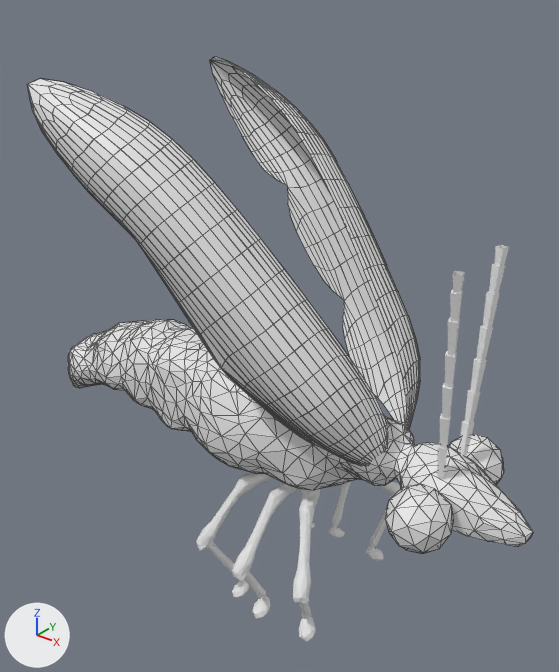
The FBX model GJUnityProject/Assets/Art/Models/Enemies/Firefly_Poly.Medium.fbx as it was, and as the next commit left it.
One viewpoint serves both versions: a 50 mm lens placed at (16.6, -24.2, 18.8), pointed at (-3.5, 0.9, 3.2). Every picture has the same lights, and +X, +Y and +Z are marked at lower left. Mesh edges are drawn as thin lines on the coarser meshes. Where no turn or scale is listed for an object, it has been applied to the vertices.

The first picture shows 'Antenna', 'Body', 'Carapace', 'Leg_Back', 'Leg_Front', 'Leg_Mid'.
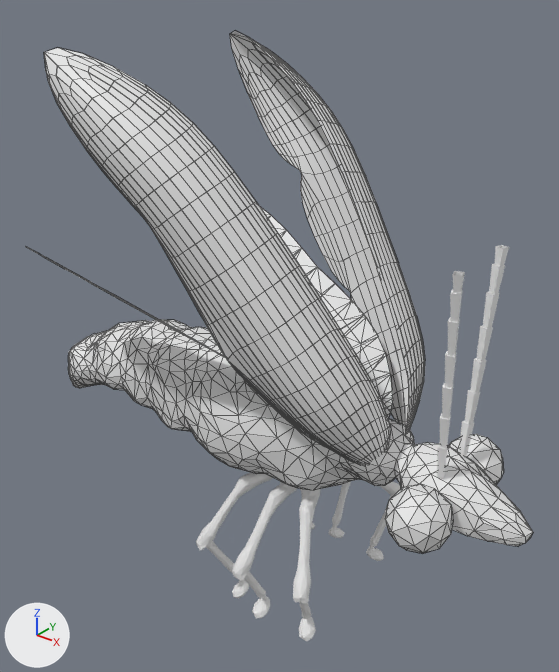
Commit message: Update Firefly model with wings

The change, as a list of edits to the scene's bpy script:
```text
Add me_plane_001:
    me_plane_001.from_pydata(...)  # 316 vertices, 624 faces; spans x -13.5..2.6, y -6.2..6.2, z -2.0..4.7
Change ob_carapace:
    ob_carapace.rotation_euler: (1.571, 0.457, 0.0) -> (1.571, 0.551, 0.0)  # degrees (90, 26, 0) -> degrees (90, 32, 0)
Add ob_wings:
    ob_wings = bpy.data.objects.new('Wings', me_plane_001)
    ob_wings.location = (0.0, 0.0, 2.81)
```

Changed parts and their boxes [x1, y1, x2, y2] in the pictures (559 x 672 px):
'Carapace', turned
    before: [27, 57, 420, 465]
    after: [44, 31, 425, 465]
'Wings', added
    after: [27, 207, 393, 418]
